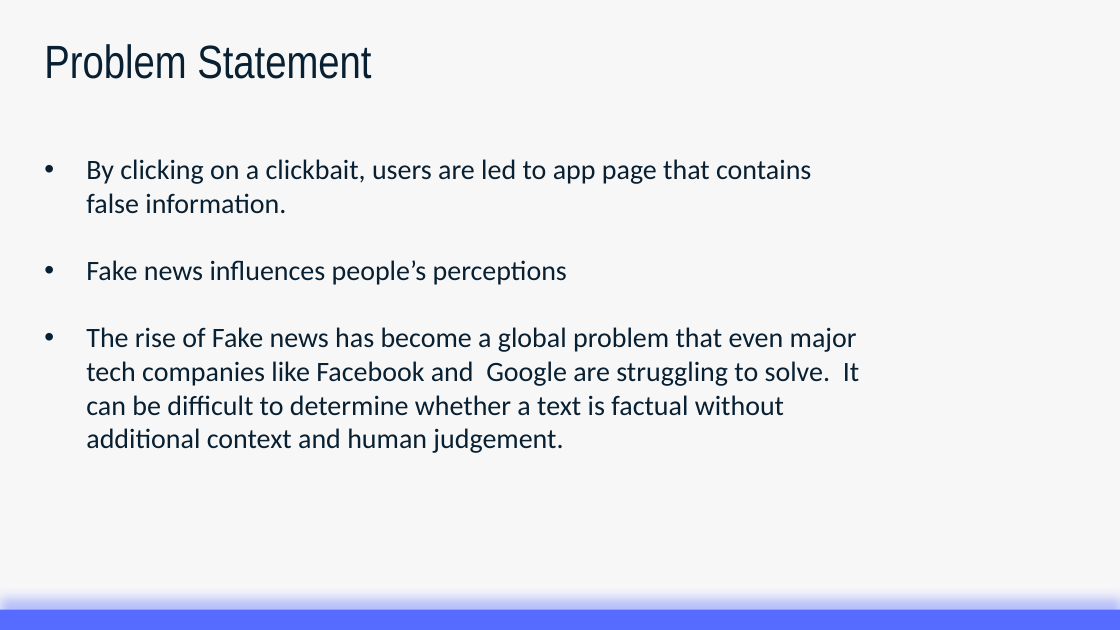
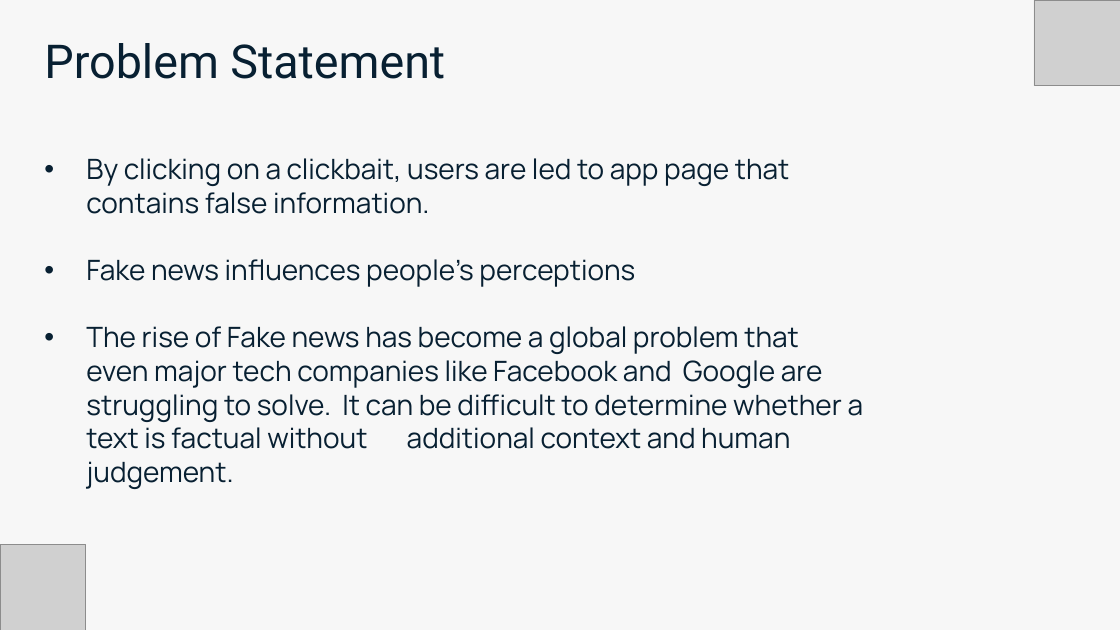
Before and after one commit to ashishyadav2/PentaSem, a slide deck: slide 3 of Presentation/SEM-5-Mini-Project-Presentation.pptx (slide 4 before the commit). Drawn at 1120x630 pixels with LibreOffice and Linux fonts; fonts in the diff are those of the drawing; grey boxes stand for pictures. Boxes give left, top, right and bottom in pixels: in the first picture for what was removed or moved away, otherwise in the second. Text is boxed around its words. In the diff, an @@ line names an element or a change of style, - is before the commit and + after.

```diff
--- a/Presentation/SEM-5-Mini-Project-Presentation.pptx
+++ b/Presentation/SEM-5-Mini-Project-Presentation.pptx
@@ text "Problem Statement" at [44,43,445,79]: font Arial Narrow to Roboto @@
@@ picture added at [1034,0,1120,86] @@
@@ text "By clicking on a clickbait, ..." at [86,158,864,489]: font Calibri to Manrope @@
@@ picture added at [0,544,86,630] @@
@@ rectangle removed at [0,610,1120,630] @@
```
Also in this commit, not shown: 4 other slides changed, 5 slides added, 16 slides removed, 3 other files.
